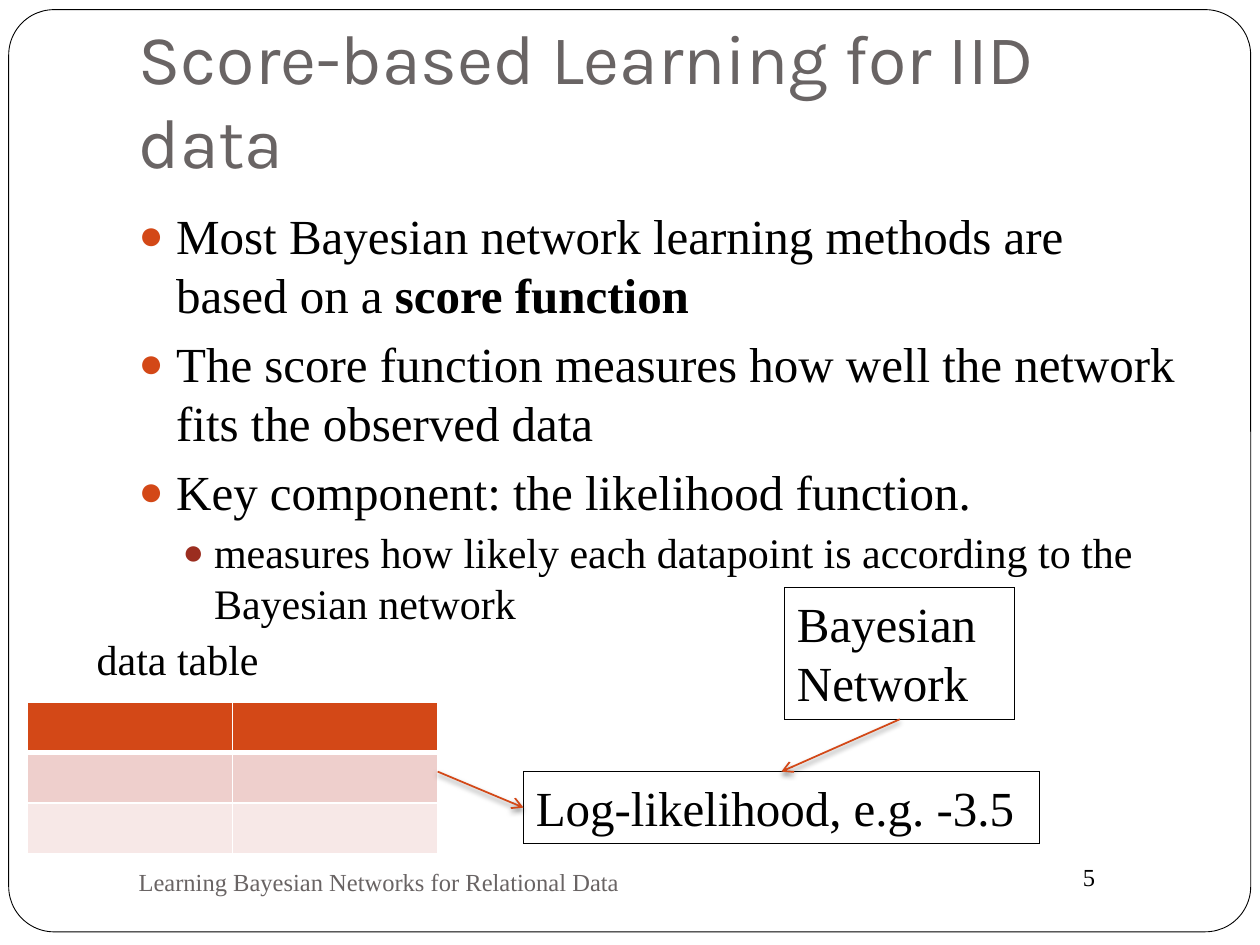
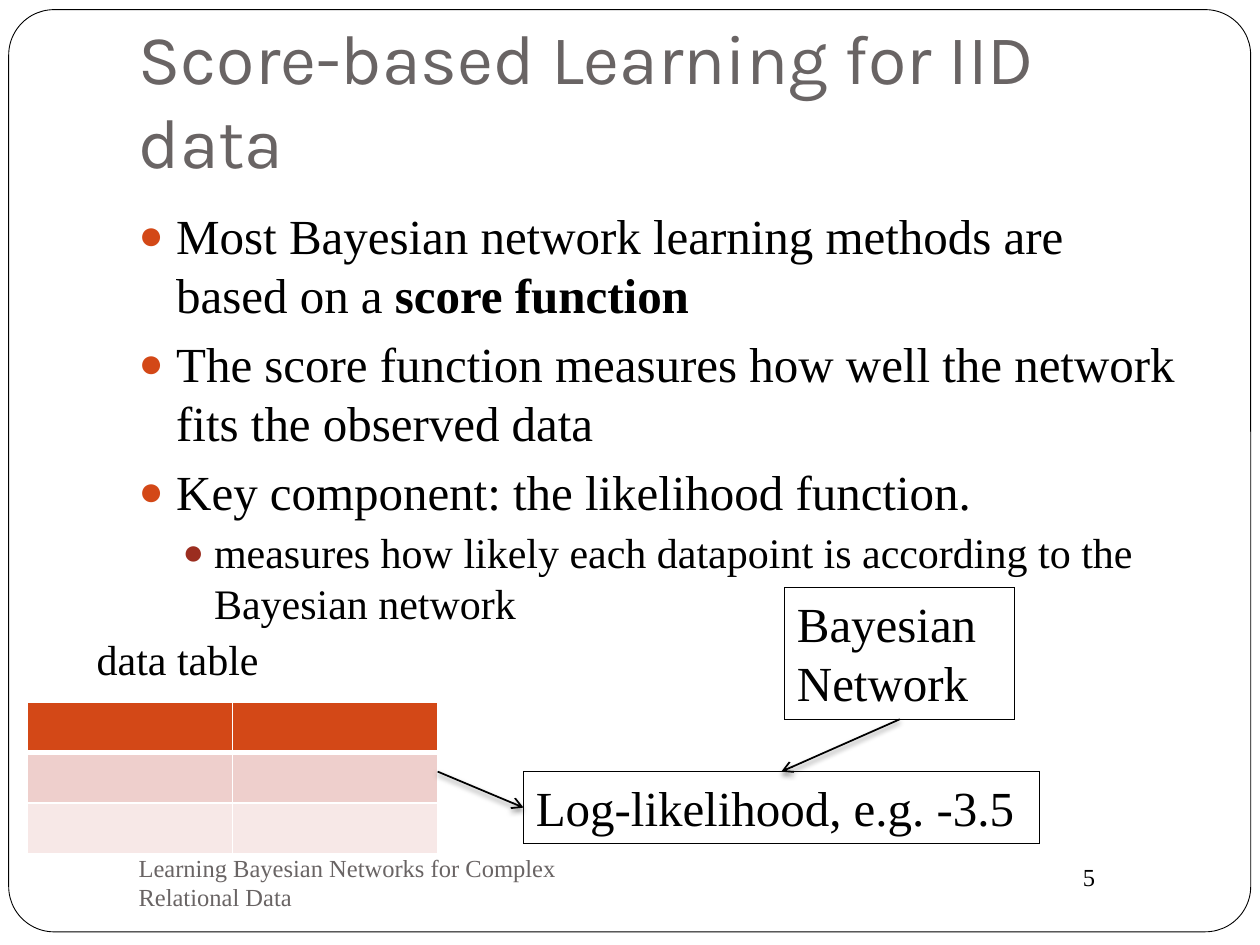
Before and after one commit to oschulte/srl-tutorial-slides, a slide deck: slide 5 of ch3-par-learning.pptx. Drawn at 1260x945 pixels with LibreOffice and Linux fonts; fonts in the diff are those of the drawing. Boxes give left, top, right and bottom in pixels: in the first picture for what was removed or moved away, otherwise in the second. Text is boxed around its words. In the diff, an @@ line names an element or a change of style, - is before the commit and + after.

Commit message:
updated parameter learning

```diff
--- a/ch3-par-learning.pptx
+++ b/ch3-par-learning.pptx
@@ arrow (900, 719) - (781, 771): stroke #D34817 1 pt to #000000 1 pt @@
@@ arrow (437, 771) - (523, 808): stroke #D34817 1 pt to #000000 1 pt @@
@@ text at [139, 860, 555, 906]: text changed @@
-Learning Bayesian Networks for Relational Data
+Learning Bayesian Networks for Complex Relational Data
```
Also in this commit, not shown: 13 other slides changed, 1 slide added, 7 slides removed.
